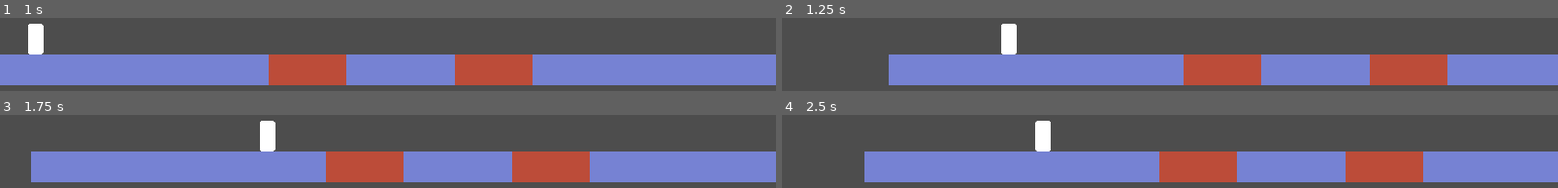
Above: before the commit, frames 1-4 (two rows, left to right).
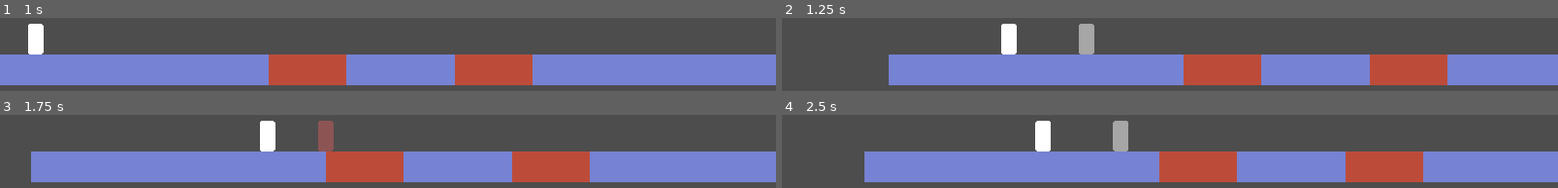
Above: after the commit, the same moments.

Repository: redpebble/trijam-314
Game: Godot game, scene res://scenes/levels/level1.tscn
The game is run twice, just before and just after one commit, with the same random seed, the same clock (stepped at 60 frames per second) and the same inputs.
Inputs:
- Up to frame 1 (1 s): no input
- Up to frame 2 (1.25 s): no input
- Up to frame 3 (1.75 s): no input
- Up to frame 4 (2.5 s): no input

Frame 1 is identical in both runs. In frame 2, 0.8% of the frame differs, in the area x 38-41%, y 7-50%; in frame 3, 0.8%; in frame 4, 0.8%.

Commit message:
Ghost is now a child of character + changes colors contextually

Diff:
--- a/godot/scenes/character.tscn
+++ b/godot/scenes/character.tscn
@@ -1,7 +1,8 @@
-[gd_scene load_steps=5 format=3 uid="uid://w5v3ec1ysqdd"]
+[gd_scene load_steps=6 format=3 uid="uid://w5v3ec1ysqdd"]
 
 [ext_resource type="Script" path="res://scenes/character.gd" id="1_fg13i"]
 [ext_resource type="Texture2D" uid="uid://dcls84yphic5e" path="res://assets/player.png" id="2_ig1xc"]
+[ext_resource type="PackedScene" uid="uid://bas4p1y806k6r" path="res://scenes/ghost.tscn" id="3_brh15"]
 
 [sub_resource type="CapsuleShape2D" id="CapsuleShape2D_ygktd"]
 height = 80.0
@@ -33,3 +34,5 @@
 position = Vector2(0, -20)
 scale = Vector2(0.5, 0.5)
 shape = SubResource("RectangleShape2D_egari")
+
+[node name="Ghost" parent="." instance=ExtResource("3_brh15")]
--- a/godot/scenes/ghost.gd
+++ b/godot/scenes/ghost.gd
@@ -1,47 +1,75 @@
 class_name Ghost
 extends Node2D
 
+@onready var character : Character = get_parent()
+@onready var sprite := $Sprite
 
 var current_run : Array = []
 var last_run : Array = []
+var best_run : Array = []
 var progress_index : int = 0
 
-enum states {DEFAULT, FAIL, WIN}
+enum states {DEFAULT, DEAD, GOAL_REACHED}
 var state = states.DEFAULT : set = set_state
+var last_run_result = states.DEFAULT : set = set_last_run_result
+
 
 
 func _ready() -> void:
 	top_level = true # useful if parented by a moving node
 	modulate.a = 0.5
+	# Connect to character signals
+	character.hit_hazard.connect(set_last_run_result.bind(states.DEAD))
+	character.hit_hazard.connect(start_new_run)
+	character.hit_goal.connect(set_last_run_result.bind(states.GOAL_REACHED))
+	character.hit_goal.connect(start_new_run)
 
 
 func _physics_process(_delta: float) -> void:
-	if last_run.is_empty() : return
-	if progress_index >= last_run.size() : return
+	print(global_position)
+	current_run.append(character.global_transform)
+
+	if last_run.is_empty():
+		hide()
+		return
+	else:
+		show()
+
+	if progress_index >= last_run.size():
+		set_state(last_run_result)
+		return
+
 	global_transform = last_run[progress_index]
 	progress_index += 1
+
 
 
 func add_run_progess(pos : Transform2D):
 	current_run.append(pos)
 
+# saves the current run then starts another
 func start_new_run():
 	if current_run.is_empty() : return
 	last_run = current_run.duplicate()
 	current_run.clear()
-	progress_index = 1
+	progress_index = 20
+	set_state(states.DEFAULT)
 
 func clear_all_runs():
 	current_run.clear()
 	last_run.clear()
 
 
+# matches color to signify the current state
 func set_state(_state):
 	state = _state
 	match state:
 		states.DEFAULT:
-			modulate = Color.WHITE
-		states.FAIL:
-			modulate = Color.INDIAN_RED
-		states.WIN:
-			modulate = Color.LIME_GREEN
+			sprite.modulate = Color.WHITE
+		states.DEAD:
+			sprite.modulate = Color.INDIAN_RED
+		states.GOAL_REACHED:
+			sprite.modulate = Color.LIME_GREEN
+
+func set_last_run_result(_last_run_result):
+	last_run_result = _last_run_result
--- a/godot/scenes/ghost.tscn
+++ b/godot/scenes/ghost.tscn
@@ -6,7 +6,7 @@
 [node name="Ghost" type="Node2D"]
 script = ExtResource("1_kyq88")
 
-[node name="Ghost" type="Sprite2D" parent="."]
+[node name="Sprite" type="Sprite2D" parent="."]
 scale = Vector2(0.556, 0.5)
 texture = ExtResource("1_hy7bl")
 offset = Vector2(0, -40)
--- a/godot/scenes/levels/level.gd
+++ b/godot/scenes/levels/level.gd
@@ -3,14 +3,12 @@
 
 @export var next_level_res: Resource
 
-@onready var ghost := $Ghost
 @onready var character := $Character
 @onready var camera := $Camera2D
 
 func _ready() -> void:
 	character.connect("hit_hazard", reset)
 	character.connect("hit_goal", load_next_level)
-	character.connect("hit_goal", ghost.clear_all_runs)
 
 	reset()
 	camera.target = character
@@ -20,10 +18,10 @@
 	character.position = $Start.position
 	character.position.x = $Start.position.x
 	#camera.global_position = character.global_position
-	if ghost : ghost.start_new_run()
+	#if ghost : ghost.start_new_run()
 
-func _physics_process(_delta: float) -> void:
-	if ghost : ghost.add_run_progess(character.global_transform)
+#func _physics_process(_delta: float) -> void:
+	#if ghost : ghost.add_run_progess(character.global_transform)
 
 
 var load_lock = false
--- a/godot/scenes/levels/level1.tscn
+++ b/godot/scenes/levels/level1.tscn
@@ -6,7 +6,6 @@
 [ext_resource type="PackedScene" uid="uid://l1np6ys8mw12" path="res://scenes/UI/pause_menu.tscn" id="2_nep4c"]
 [ext_resource type="Script" path="res://scenes/camera.gd" id="2_p0ldi"]
 [ext_resource type="Script" path="res://scenes/level_geometry.gd" id="4_7pf31"]
-[ext_resource type="PackedScene" uid="uid://bas4p1y806k6r" path="res://scenes/ghost.tscn" id="6_fekqb"]
 
 [sub_resource type="RectangleShape2D" id="RectangleShape2D_h4uho"]
 size = Vector2(380, 40)
@@ -54,8 +53,6 @@
 visible = false
 
 [node name="Character" parent="." instance=ExtResource("1_rapfa")]
-
-[node name="Ghost" parent="." instance=ExtResource("6_fekqb")]
 
 [node name="Start" type="Node2D" parent="."]
 position = Vector2(80, 440)
--- a/godot/scenes/levels/level2.tscn
+++ b/godot/scenes/levels/level2.tscn
@@ -1,11 +1,10 @@
-[gd_scene load_steps=14 format=3 uid="uid://bt6rxh6q2uvoj"]
+[gd_scene load_steps=13 format=3 uid="uid://bt6rxh6q2uvoj"]
 
 [ext_resource type="Script" path="res://scenes/levels/level.gd" id="1_lqjkl"]
 [ext_resource type="Script" path="res://scenes/camera.gd" id="2_2o17f"]
 [ext_resource type="PackedScene" uid="uid://l1np6ys8mw12" path="res://scenes/UI/pause_menu.tscn" id="3_m02jb"]
 [ext_resource type="PackedScene" uid="uid://w5v3ec1ysqdd" path="res://scenes/character.tscn" id="4_kl67p"]
 [ext_resource type="Script" path="res://scenes/level_geometry.gd" id="5_dbheq"]
-[ext_resource type="PackedScene" uid="uid://bas4p1y806k6r" path="res://scenes/ghost.tscn" id="5_yqwhl"]
 
 [sub_resource type="RectangleShape2D" id="RectangleShape2D_h4uho"]
 size = Vector2(440, 40)
@@ -40,8 +39,6 @@
 visible = false
 
 [node name="Character" parent="." instance=ExtResource("4_kl67p")]
-
-[node name="Ghost" parent="." instance=ExtResource("5_yqwhl")]
 
 [node name="Start" type="Node2D" parent="."]
 position = Vector2(64, 280)
Not shown: 1 places in godot/scenes/levels/level1.tscn that only renumber resources
